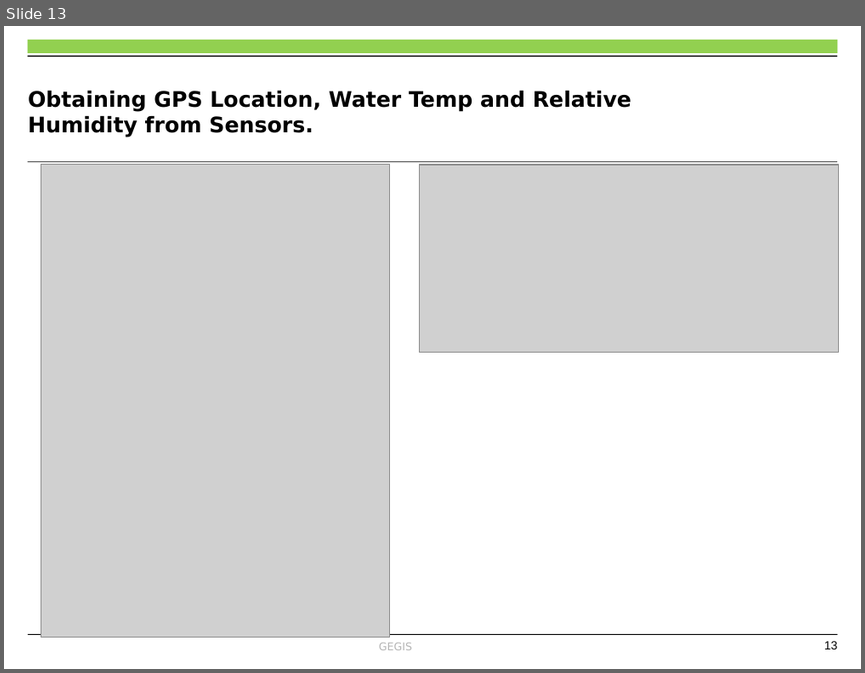
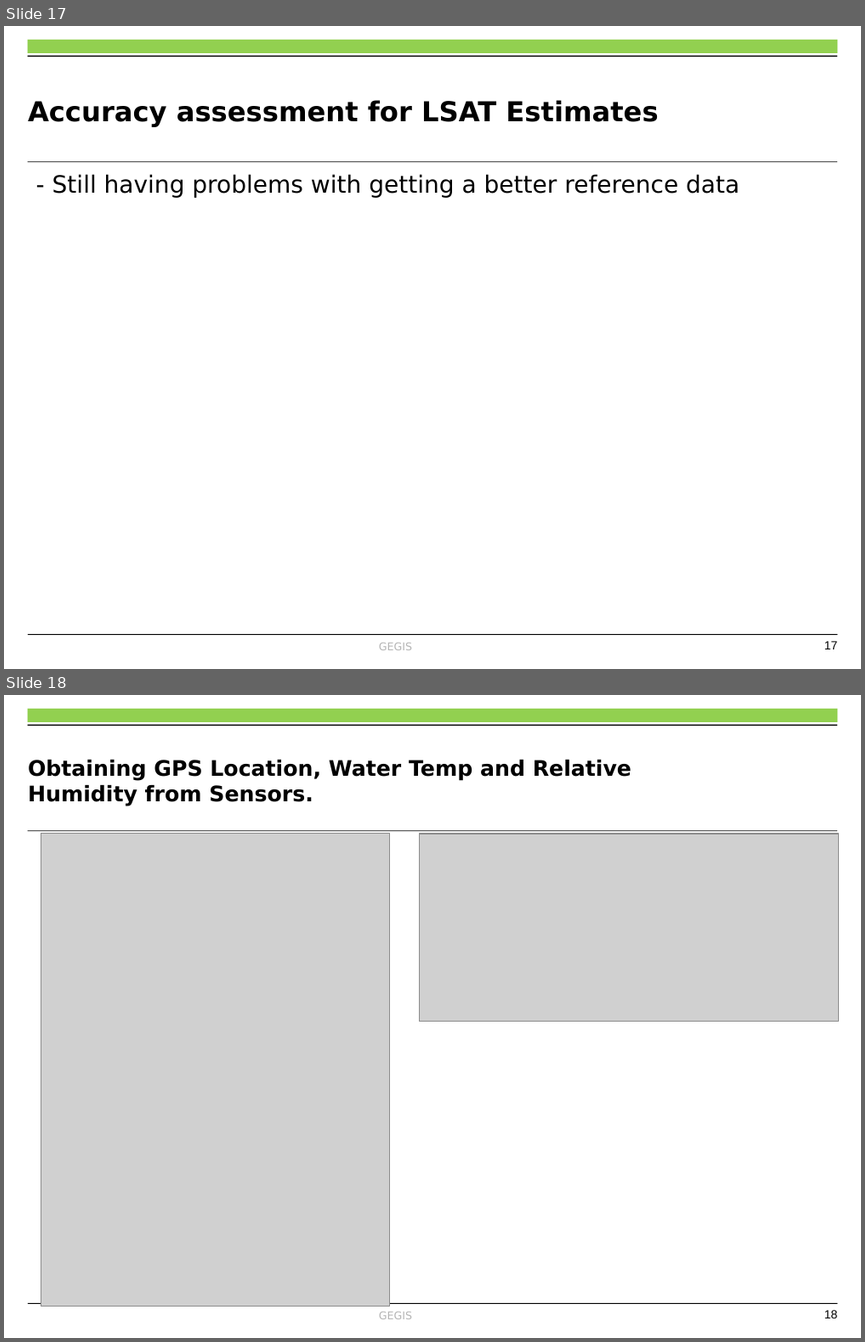
Before and after one commit to OkomoJacob/FinalYearProject, a slide deck: Dr. E Nduati, Superviser/Submissions/ENC222-0149_2017_OKOMO_JACOB_OKELLO_V3.pptx. Shown one above the other, each under a label of ours: slide 13 before the commit, slides 17 and 18 after it. The pictures are 865x673 and 865x1342 pixels, drawn with LibreOffice and Linux fonts; fonts in the diff are those of the drawing; grey boxes stand for pictures; background and template pictures are left out. Boxes give left, top, right and bottom in pixels: in the first picture for what was removed or moved away, otherwise in the second. Text is boxed around its words. In the diff, an @@ line names an element or a change of style, - is before the commit and + after.

```diff
--- a/Dr. E Nduati, Superviser/Submissions/ENC222-0149_2017_OKOMO_JACOB_OKELLO_V3.pptx
+++ b/Dr. E Nduati, Superviser/Submissions/ENC222-0149_2017_OKOMO_JACOB_OKELLO_V3.pptx
@@ slide 17 added at (x1=4, y1=26, x2=861, y2=669), background #FFFFFF; not listed: 6 template elements that a slide beside it also shows @@
@@ title added at (x1=28, y1=100, x2=658, y2=127), 23 pt, text #000000, bold @@
+Accuracy assessment for LSAT Estimates
@@ text added at (x1=52, y1=174, x2=739, y2=198), 20 pt, text #000000 @@
+- Still having problems with getting a better reference data
@@ what was slide 13 is now slide 18 @@
@@ page number at (x1=824, y1=1310, x2=838, y2=1318): text changed @@
-13
+18
```
Also in this commit, not shown: 9 slides changed, 7 other slides added, 3 slides removed, 1 other file.
